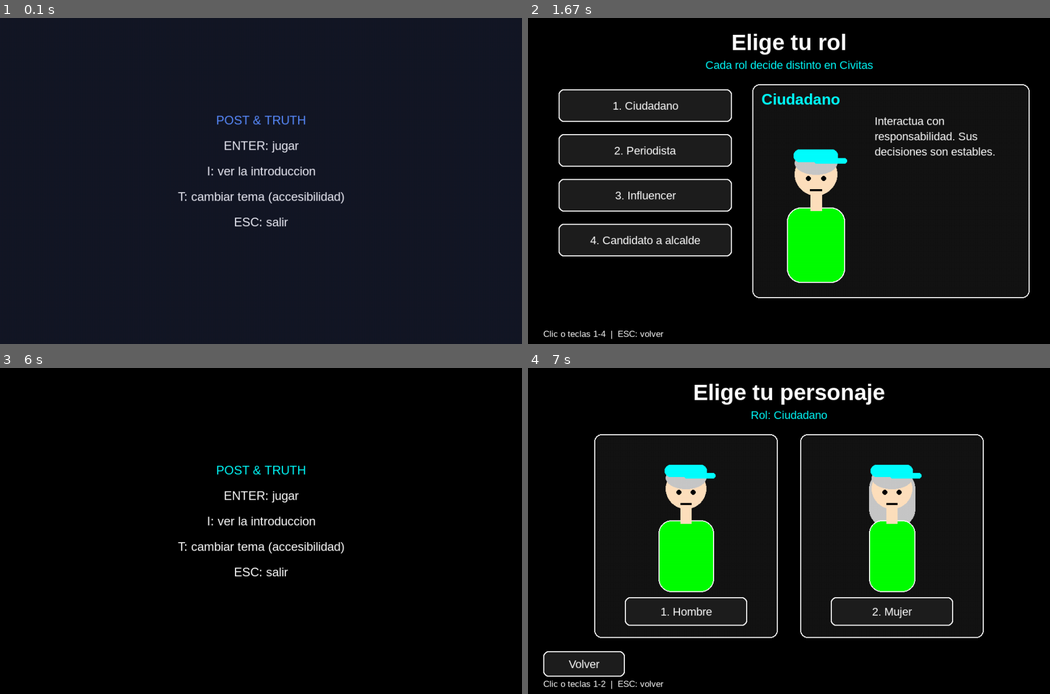
Above: before the commit, frames 1-4 (two rows, left to right).
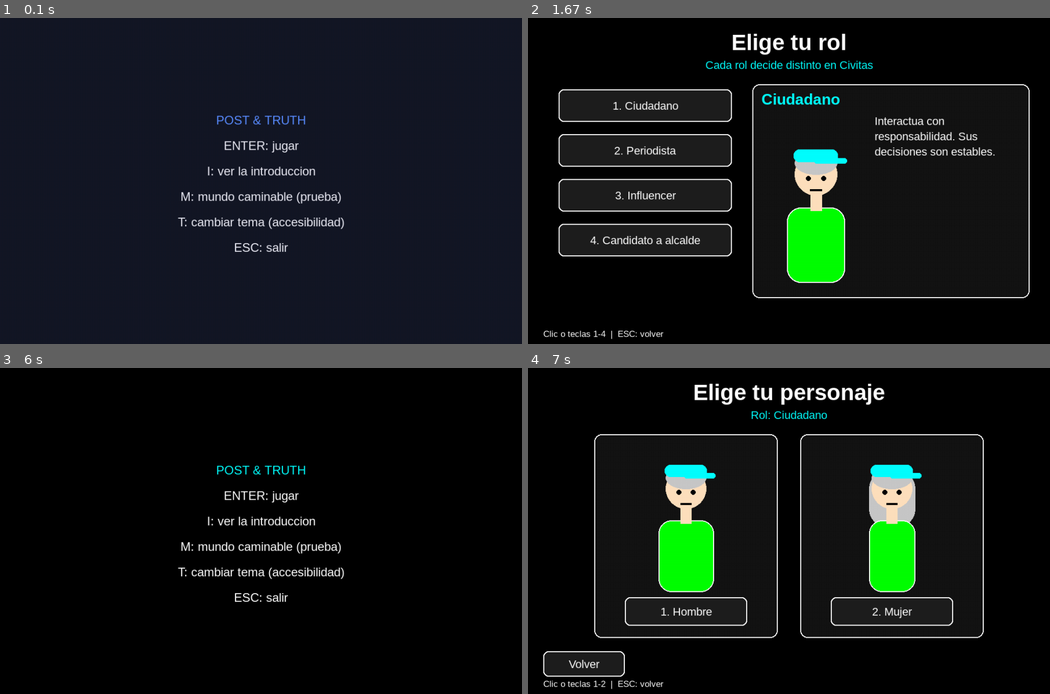
Above: after the commit, the same moments.

Repository: Jsvarela/POST-TRUTH
Game: pygame game, started from src/main.py
Same seed, same stepped clock (60 frames per second), same inputs: the game is played once before the commit and once after it.
Inputs (mouse positions are in pixels of both pictures, inside the frame that each line leads up to):
- Up to frame 1 (0.1 s): no input
- Up to frame 2 (1.67 s): tap T at 0.33 s; tap Enter at 0.67 s; hold A 1-1.47 s; hold Right 1-1.47 s; move the mouse to (825, 249) at 1.03 s; hold Esc from 1.5 s (still down); hold Right from 1.5 s (still down)
- Up to frame 3 (6 s): release Esc at 1.97 s; release Right at 1.97 s; press the mouse at (177, 423) at 2.03 s; move the mouse to (125, 498) at 2.13 s; release the mouse at (67, 576) at 2.27 s; hold Esc 2.33-2.8 s; hold Right 2.33-2.8 s; tap I at 2.83 s; hold Right 3.17-3.63 s; move the mouse to (214, 504) at 3.2 s; hold Up 3.67-3.97 s; hold Left 4.5-5.03 s; hold Down 5.07-5.37 s; hold Esc 5.4-5.8 s; hold Left 5.4-5.8 s; hold Esc from 5.83 s (still down); hold Left from 5.83 s (still down)
- Up to frame 4 (7 s): release Esc at 6.23 s; release Left at 6.23 s; tap Enter at 6.27 s; press the mouse at (705, 423) at 6.63 s; move the mouse to (658, 436) at 6.73 s; release the mouse at (611, 449) at 6.87 s; tap 1 at 6.93 s

The runs differ from the first frame. In frame 1, 1.1% of the frame differs, in the area x 34-66%, y 53-72%; in frame 2, nothing differs; in frame 3, 1.2%; in frame 4, nothing differs.

Commit message:
MundoState: caminar con WASD o flechas, accesible desde el menu con M
Pruebas del estado con eventos de teclado, camara, dibujo en los 3 temas, arte reemplazable y
el mundo dentro de la corrida en varias escalas.

Diff:
--- a/src/post_truth/controllers/menu_state.py
+++ b/src/post_truth/controllers/menu_state.py
@@ -12,6 +12,8 @@
                 self.app.estados.cambiar("seleccion" if self.app.intro_vista else "intro")
             elif event.key == pygame.K_i:
                 self.app.estados.cambiar("intro")   # volver a ver la introduccion
+            elif event.key == pygame.K_m:
+                self.app.estados.cambiar("mundo")   # mundo caminable (etapa M1, en prueba)
             elif event.key == pygame.K_t:
                 self.app.temas.siguiente()
             elif event.key == pygame.K_ESCAPE:
--- /dev/null
+++ b/src/post_truth/controllers/mundo_state.py
@@ -0,0 +1,59 @@
+"""Controlador del mundo caminable (etapa M1: se prueba desde el menu con M).
+
+Las teclas presionadas se guardan con KEYDOWN/KEYUP (no con pygame.key.get_pressed) para que el movimiento
+se pueda probar sin ventana con eventos simulados. El movimiento ocurre en `update(dt)`.
+"""
+import pygame
+
+from post_truth.config import RUTA_MUNDO
+from post_truth.controllers.base_state import BaseState
+from post_truth.models import Role
+from post_truth.models.mundo import MundoCiudad
+from post_truth.views.mundo_view import dibujar_mundo
+
+# tecla -> (dx, dy)
+DIRECCIONES = {
+    pygame.K_w: (0, -1), pygame.K_UP: (0, -1), pygame.K_s: (0, 1), pygame.K_DOWN: (0, 1),
+    pygame.K_a: (-1, 0), pygame.K_LEFT: (-1, 0), pygame.K_d: (1, 0), pygame.K_RIGHT: (1, 0),
+}
+DURACION_AVISO = 2.0   # segundos que se ve un aviso en la franja inferior
+
+
+class MundoState(BaseState):
+    def __init__(self, app) -> None:
+        super().__init__(app)
+        self.mundo = MundoCiudad.cargar(RUTA_MUNDO)
+        self.presionadas: set[int] = set()
+        self.aviso, self._t_aviso = "", 0.0
+
+    def al_entrar(self) -> None:
+        self.mundo = MundoCiudad.cargar(RUTA_MUNDO)   # cada visita empieza en el punto de aparicion
+        self.presionadas.clear()
+        self.aviso, self._t_aviso = "", 0.0
+
+    def handle_event(self, event: pygame.event.Event) -> None:
+        if event.type == pygame.KEYDOWN:
+            if event.key == pygame.K_ESCAPE:
+                self.app.estados.cambiar("menu")
+            elif event.key in DIRECCIONES:
+                self.presionadas.add(event.key)
+            elif event.key == pygame.K_e:
+                zona = self.mundo.zona_al_alcance()
+                if zona is not None:
+                    # shortcut: en M1 solo se avisa; entrar a la pantalla de noticias del lugar es la etapa M2
+                    self.aviso, self._t_aviso = f"{zona.capitalize()}: pronto podras entrar", DURACION_AVISO
+        elif event.type == pygame.KEYUP:
+            self.presionadas.discard(event.key)
+
+    def update(self, dt: float) -> None:
+        dx = sum(DIRECCIONES[k][0] for k in self.presionadas)
+        dy = sum(DIRECCIONES[k][1] for k in self.presionadas)
+        self.mundo.mover(dx, dy, dt)   # sin direccion (o teclas opuestas) no se mueve
+        self._t_aviso = max(0.0, self._t_aviso - dt)
+        if self._t_aviso == 0:
+            self.aviso = ""
+
+    def draw(self, pantalla: pygame.Surface) -> None:
+        personaje = getattr(self.app, "personaje", None)
+        color_rol = list(Role).index(personaje.rol) if personaje is not None else 0
+        dibujar_mundo(pantalla, self.app.fuentes, self.app.temas.actual, self.mundo, color_rol, self.aviso)
--- a/src/post_truth/pygame_app.py
+++ b/src/post_truth/pygame_app.py
@@ -6,6 +6,7 @@
 from post_truth.controllers.game_state import GameState
 from post_truth.controllers.intro_state import IntroState
 from post_truth.controllers.menu_state import MenuState
+from post_truth.controllers.mundo_state import MundoState
 from post_truth.controllers.seleccion_state import SeleccionState
 from post_truth.controllers.state_manager import StateManager
 from post_truth.models.personaje import Personaje
@@ -32,6 +33,7 @@
         self.estados.registrar("intro", IntroState(self))
         self.estados.registrar("seleccion", SeleccionState(self))
         self.estados.registrar("escena", EscenaState(self))
+        self.estados.registrar("mundo", MundoState(self))
         self.estados.registrar("juego", GameState(self))  # prototipo anterior, ya fuera del flujo
         self.estados.cambiar("menu")
 
--- a/src/post_truth/views/menu_view.py
+++ b/src/post_truth/views/menu_view.py
@@ -7,7 +7,7 @@
 
 def dibujar_menu(pantalla: pygame.Surface, fuente: pygame.font.Font, tema: Tema) -> None:
     pantalla.fill(tema.fondo)
-    lineas = ["POST & TRUTH", "ENTER: jugar", "I: ver la introduccion", "T: cambiar tema (accesibilidad)", "ESC: salir"]
+    lineas = ["POST & TRUTH", "ENTER: jugar", "I: ver la introduccion", "M: mundo caminable (prueba)", "T: cambiar tema (accesibilidad)", "ESC: salir"]
     for i, txt in enumerate(lineas):
         color = tema.acento if i == 0 else tema.texto
         img = fuente.render(txt, True, color)
--- a/tests/test_escala.py
+++ b/tests/test_escala.py
@@ -176,12 +176,18 @@
     a.estados.update(1 / 60)
     if e.botones[0].texto.startswith("Ver"): break
 dibujar(); k(pygame.K_RETURN); dibujar(2)            # consecuencias
+k(pygame.K_ESCAPE); k(pygame.K_m)                    # menu -> mundo caminable
+m = a.estados._actual
+assert type(m).__name__ == "MundoState", type(m).__name__
+inicio = m.mundo.jugador
+k(pygame.K_d); dibujar(3)                            # camina y la camara lo sigue
+assert m.mundo.jugador != inicio and m.mundo.es_transitable(m.mundo.jugador)
 print("OK", ANCHO, ALTO)
 """
 
 
 class JuegoCompletoEnVariasEscalasTest(unittest.TestCase):
-    """Corre el flujo Menu -> Intro -> Seleccion -> Escena (investigar, viajar, propagacion) en otras escalas."""
+    """Corre el flujo Menu -> Intro -> Seleccion -> Escena (investigar, viajar, propagacion) y el mundo caminable en otras escalas."""
 
     def _correr(self, escala: str) -> str:
         r = subprocess.run([sys.executable, "-c", SCRIPT_ESCALA], cwd=RAIZ,
--- a/tests/test_mundo.py
+++ b/tests/test_mundo.py
@@ -1,10 +1,12 @@
 """Mundo caminable (models/mundo.py): datos, colisiones, deslizamiento, independencia de FPS y zona al alcance."""
 import json
 import math
+import os
 import sys
 import unittest
 from pathlib import Path
 
+os.environ.setdefault("SDL_VIDEODRIVER", "dummy")
 sys.path.insert(0, str(Path(__file__).resolve().parents[1] / "src"))
 
 from post_truth.config import RUTA_GRAFO_CIUDAD, RUTA_MUNDO
@@ -167,5 +169,110 @@
         self.assertIsNone(m.zona_al_alcance())               # en el centro de la Plaza no se esta en ninguna puerta
 
 
+class MundoEnPantallaTest(unittest.TestCase):
+    """MundoState con eventos de teclado (sin ventana), camara y dibujo en los 3 temas."""
+
+    def setUp(self) -> None:
+        import pygame
+        from post_truth.pygame_app import App
+        self.pygame = pygame
+        self.app = App()
+        self.app.intro_vista = True
+        self.tecla(pygame.K_m)                                         # desde el menu
+        self.estado = self.app.estados._actual
+
+    def tearDown(self) -> None:
+        self.pygame.quit()
+
+    def tecla(self, key: int, tipo=None) -> None:
+        self.app.estados.handle_event(self.pygame.event.Event(tipo or self.pygame.KEYDOWN, key=key))
+
+    def correr(self, segundos: float, fps: int = 60) -> None:
+        for _ in range(round(segundos * fps)):
+            self.app.estados.update(1 / fps)
+
+    def test_el_menu_abre_el_mundo_en_el_punto_de_aparicion(self) -> None:
+        self.assertEqual(type(self.estado).__name__, "MundoState")
+        self.assertEqual(self.estado.mundo.jugador, self.estado.mundo.aparicion)
+
+    def test_wasd_y_flechas_mueven_y_soltar_detiene(self) -> None:
+        pg = self.pygame
+        for teclas, eje, signo in (((pg.K_d, pg.K_RIGHT), 0, 1), ((pg.K_a, pg.K_LEFT), 0, -1),
+                                   ((pg.K_s, pg.K_DOWN), 1, 1), ((pg.K_w, pg.K_UP), 1, -1)):
+            for t in teclas:
+                self.estado.mundo.jugador = self.estado.mundo.aparicion
+                antes = self.estado.mundo.jugador
+                self.tecla(t)
+                self.correr(0.2)
+                self.tecla(t, pg.KEYUP)
+                movido = self.estado.mundo.jugador
+                self.assertGreater((movido[eje] - antes[eje]) * signo, 30, pg.key.name(t))
+                self.correr(0.2)
+                self.assertEqual(self.estado.mundo.jugador, movido)      # soltar la tecla lo detiene
+
+    def test_teclas_opuestas_se_anulan(self) -> None:
+        self.tecla(self.pygame.K_a)
+        self.tecla(self.pygame.K_d)
+        self.correr(0.5)
+        self.assertEqual(self.estado.mundo.jugador, self.estado.mundo.aparicion)
+
+    def test_e_en_una_entrada_avisa_y_lejos_no(self) -> None:
+        self.tecla(self.pygame.K_e)
+        self.assertEqual(self.estado.aviso, "")
+        self.estado.mundo.jugador = self.estado.mundo.edificios[0].entrada
+        self.tecla(self.pygame.K_e)
+        self.assertIn(self.estado.mundo.edificios[0].zona.capitalize(), self.estado.aviso)
+        self.correr(3)
+        self.assertEqual(self.estado.aviso, "")                          # el aviso se va solo
+
+    def test_esc_vuelve_al_menu_y_la_siguiente_visita_empieza_de_nuevo(self) -> None:
+        self.tecla(self.pygame.K_d)
+        self.correr(0.3)
+        self.tecla(self.pygame.K_ESCAPE)
+        self.assertEqual(type(self.app.estados._actual).__name__, "MenuState")
+        self.tecla(self.pygame.K_m)
+        self.assertEqual(self.estado.mundo.jugador, self.estado.mundo.aparicion)
+        self.correr(0.3)
+        self.assertEqual(self.estado.mundo.jugador, self.estado.mundo.aparicion)   # no quedo una tecla pegada
+
+    def test_la_camara_sigue_al_jugador_sin_salirse_del_mundo(self) -> None:
+        from post_truth.config import ALTO, ANCHO, ESCALA
+        from post_truth.views.mundo_view import camara
+        m = self.estado.mundo
+        vista = (ANCHO / ESCALA, ALTO / ESCALA)
+        x, y = camara(m)
+        self.assertAlmostEqual(x + vista[0] / 2, m.jugador[0])           # en el centro: centrada en el jugador
+        self.assertAlmostEqual(y + vista[1] / 2, m.jugador[1])
+        for e in m.edificios:                                            # en las esquinas: no se sale
+            m.jugador = e.entrada
+            x, y = camara(m)
+            self.assertTrue(0 <= x <= m.tamano[0] - vista[0] and 0 <= y <= m.tamano[1] - vista[1], e.zona)
+
+    def test_se_dibuja_en_los_3_temas_cerca_de_cada_lugar(self) -> None:
+        imagenes = set()
+        for _ in range(3):
+            for e in self.estado.mundo.edificios:
+                self.estado.mundo.jugador = e.entrada
+                self.app.estados.draw(self.app.pantalla)
+                imagenes.add(self.pygame.image.tobytes(self.app.pantalla, "RGB"))
+            self.app.temas.siguiente()
+        self.assertEqual(len(imagenes), 15)                              # 5 lugares x 3 temas, todos distintos
+
+    def test_el_arte_se_puede_reemplazar_sin_tocar_el_modelo(self) -> None:
+        from post_truth.views.arte_mundo import ArteFormas
+        from post_truth.views.mundo_view import dibujar_mundo
+        llamadas = []
+
+        class ArteEspia(ArteFormas):
+            def __getattribute__(self, nombre):
+                if not nombre.startswith("_"):
+                    llamadas.append(nombre)
+                return super().__getattribute__(nombre)
+        m = self.estado.mundo
+        dibujar_mundo(self.app.pantalla, self.app.fuentes, self.app.temas.actual, m, arte=ArteEspia())
+        self.assertEqual(set(llamadas), {"suelo", "calle", "plaza", "edificio", "personaje"})
+        self.assertEqual(llamadas.count("calle"), len(m.calles))
+
+
 if __name__ == "__main__":
     unittest.main()
